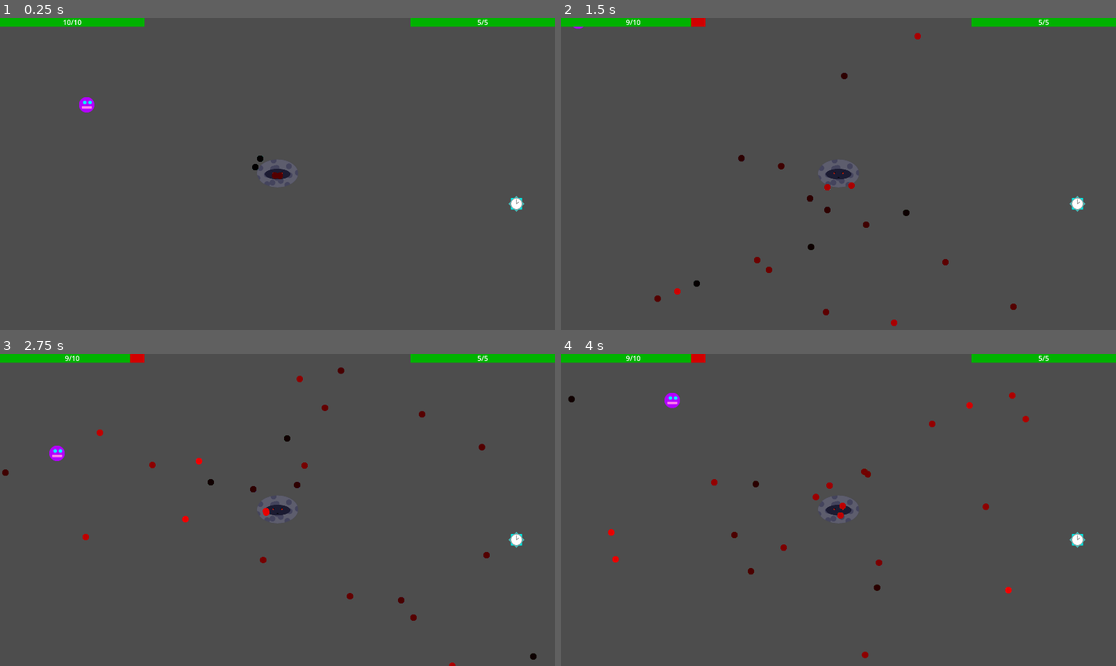
Above: before the commit, frames 1-4 (two rows, left to right).
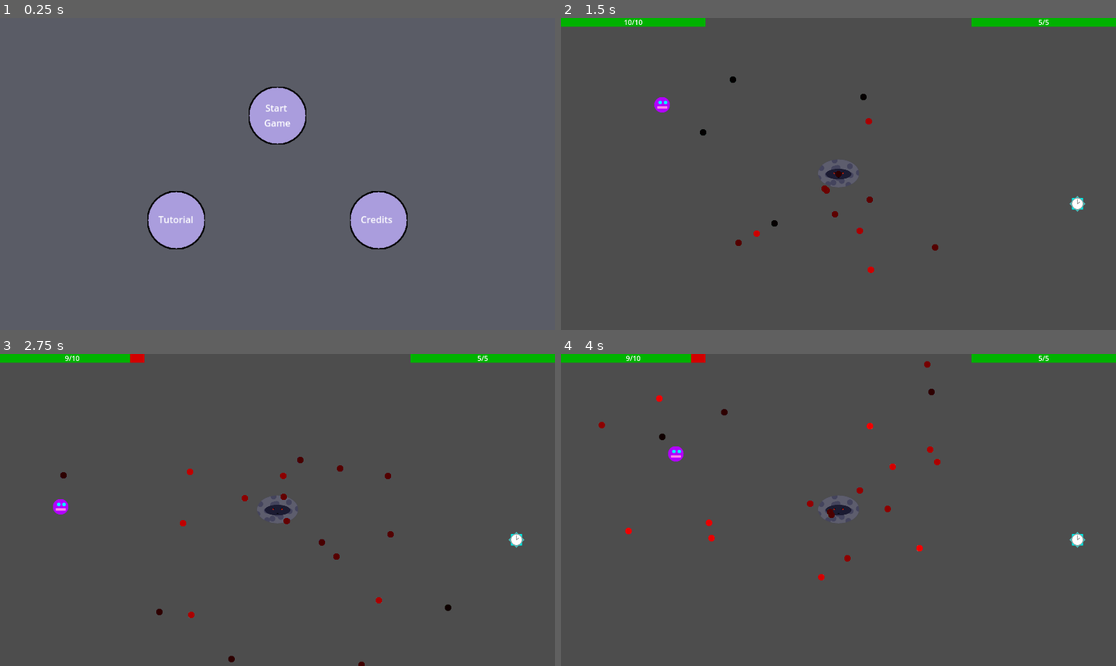
Above: after the commit, the same moments.

Repository: Antoine-Lagache/GameJam_2025
Game: Godot game, scene res://scene/start_menu.tscn
Two runs of this game, one before a commit and one after it. Both use one fixed random seed, a clock stepped at 60 frames per second and the inputs below. Before the commit the project starts from res://scene/main.tscn.
Inputs (mouse positions are in pixels of both pictures, inside the frame that each line leads up to):
- Up to frame 1 (0.25 s): no input
- Up to frame 2 (1.5 s): click (838, 114) at 0.5 s, where only the run after the commit has a clickable "Start Game"; hold Right (right) from 1.28 s (still down); hold Shift from 1.28 s (still down)
- Up to frame 3 (2.75 s): release Right (right) at 2.03 s; release Shift at 2.03 s; hold Down (down) from 2.03 s (still down); tap Shift at 2.1 s
- Up to frame 4 (4 s): release Down (down) at 2.78 s; hold Right (right) 2.78-3.53 s; hold Shift 2.78-3.53 s; hold Up (up) from 3.53 s (still down); tap Shift at 3.6 s

The runs differ from the first frame. In frame 1, 99% of the frame differs, in the area x 0-100%, y 0-100%; in frame 2, 0.9%; in frame 3, 1.1%; in frame 4, 1.2%.

Commit message:
Start menu is now the main scene on launch

Diff:
--- a/gamejame/project.godot
+++ b/gamejame/project.godot
@@ -11,7 +11,7 @@
 [application]
 
 config/name="GameJame"
-run/main_scene="uid://bb6ccqh3e4sgp"
+run/main_scene="uid://xrnld6ll3m0h"
 config/features=PackedStringArray("4.4", "Forward Plus")
 config/icon="res://icon.svg"
 
